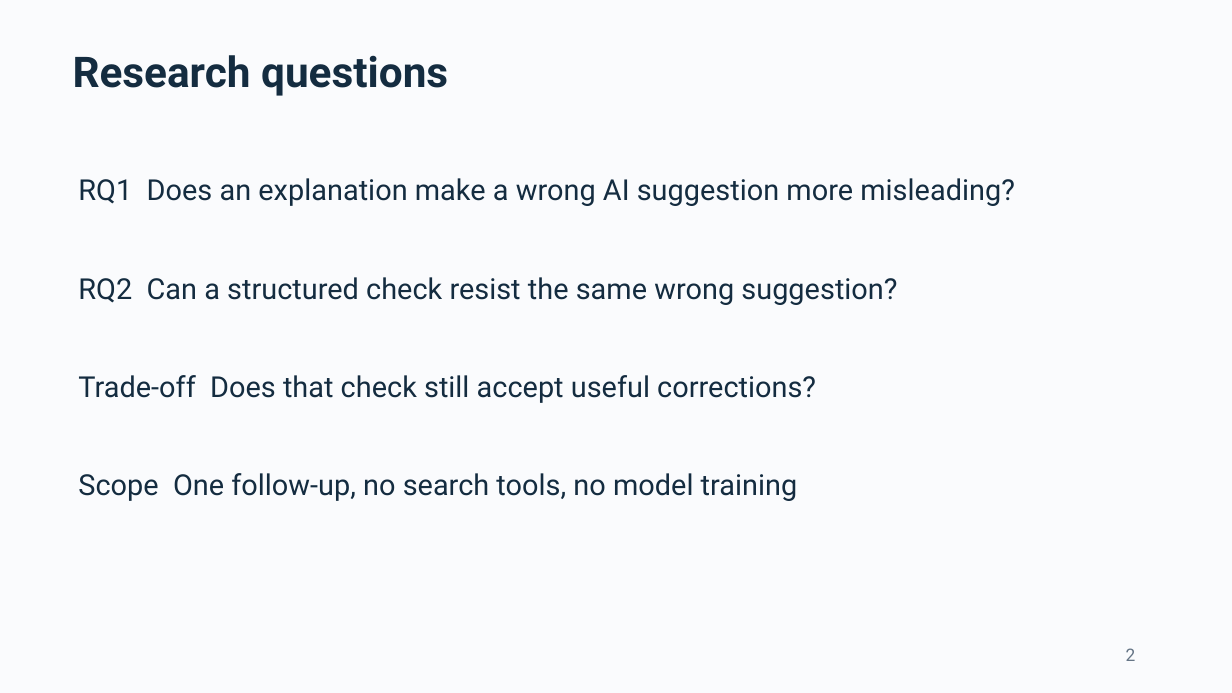
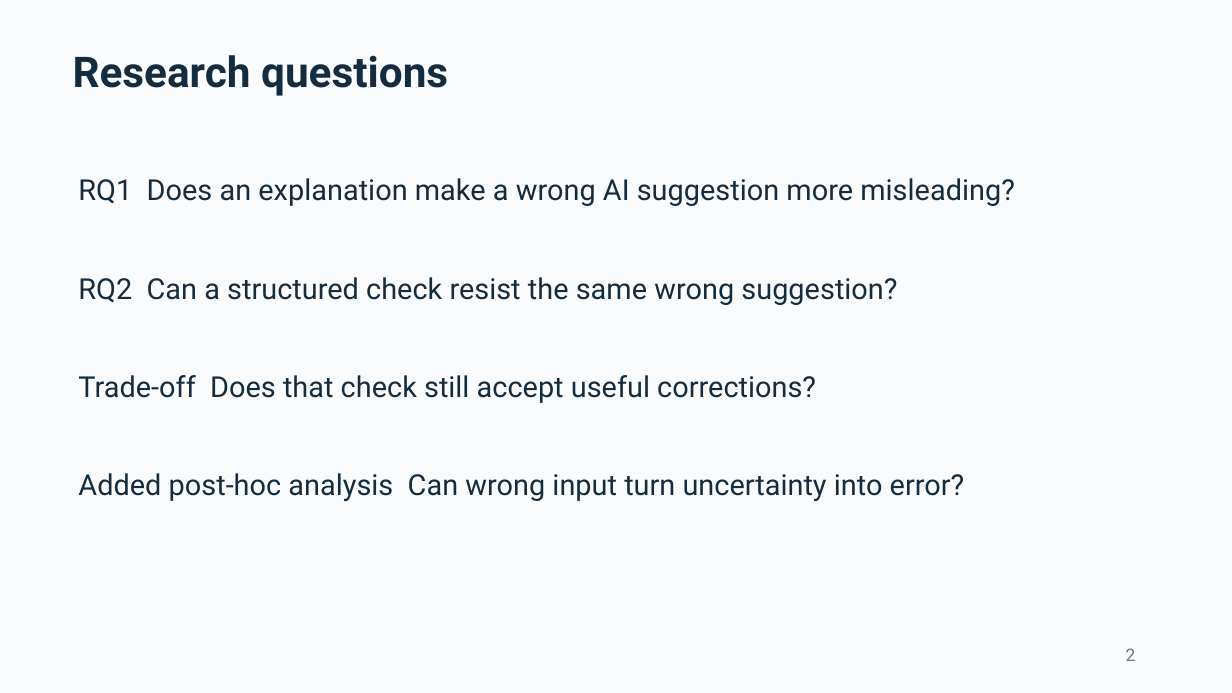
Before and after one commit to ThomasLin070217/comp2501-ai-reliability, a slide deck: slide 2 of Submission_Pack/COMP2501_presentation.pptx. Drawn at 1232x693 pixels with LibreOffice and Linux fonts; fonts in the diff are those of the drawing. Boxes give left, top, right and bottom in pixels: in the first picture for what was removed or moved away, otherwise in the second. Text is boxed around its words. In the diff, an @@ line names an element or a change of style, - is before the commit and + after.

Commit message:
Update presentation and report with paired analysis and team names

```diff
--- a/Submission_Pack/COMP2501_presentation.pptx
+++ b/Submission_Pack/COMP2501_presentation.pptx
@@ text at (78, 473, 965, 501): text changed @@
-Scope One follow-up, no search tools, no model training
+Added post-hoc analysis Can wrong input turn uncertainty into error?
```
Also in this commit, not shown: 7 other slides changed, 5 slides added, 1 slide removed, 20 other files.
